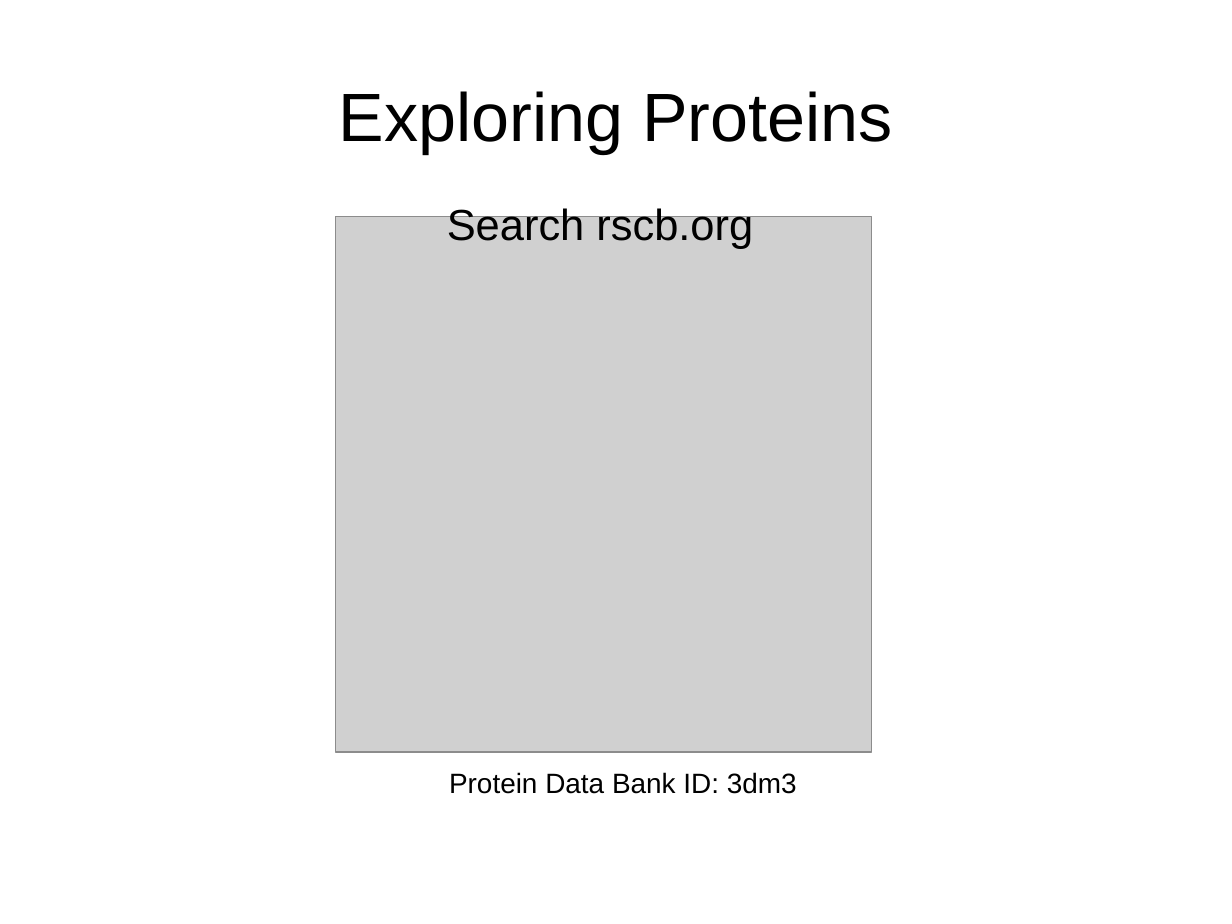
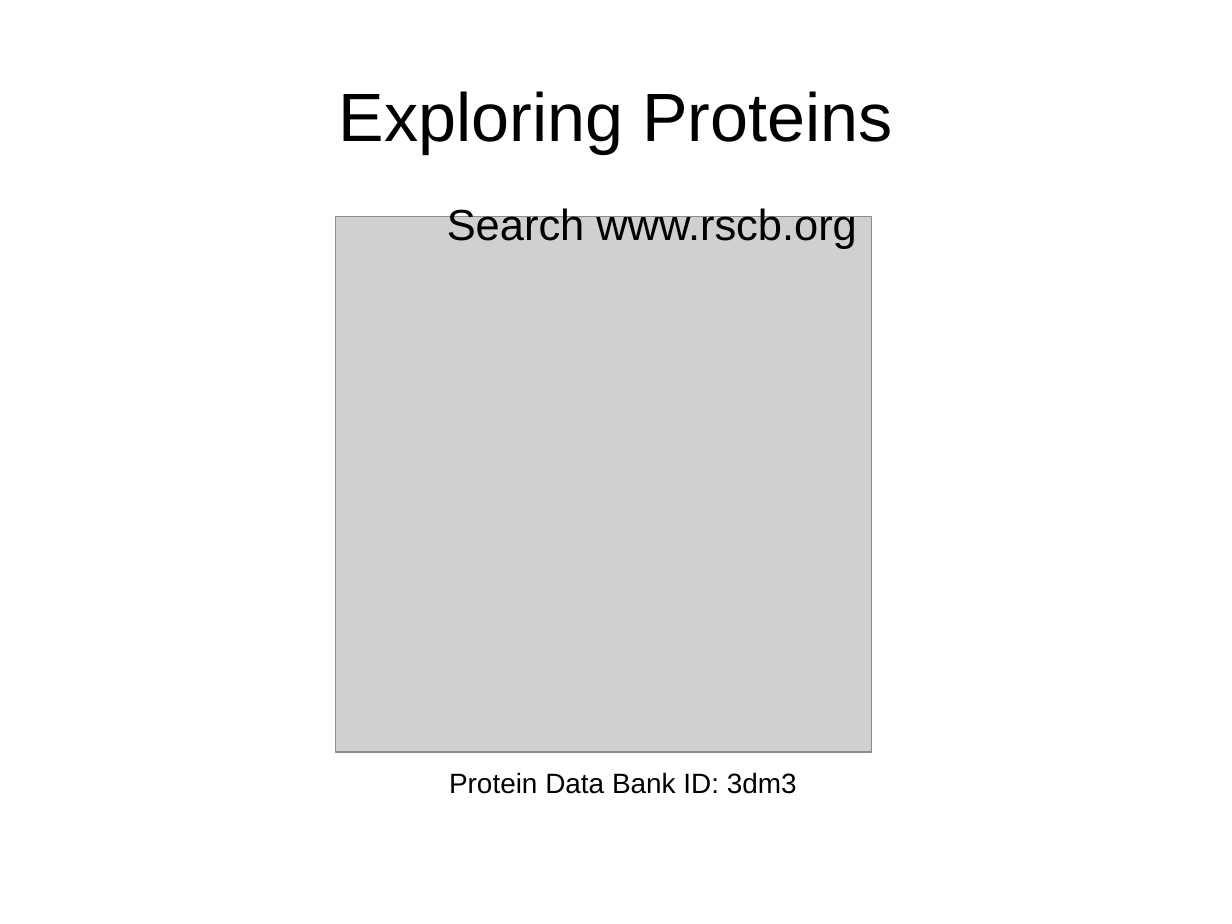
Before and after one commit to ubccr/hsws, a slide deck: slide 29 of slides/project-intro.odp. Drawn at 1232x924 pixels with LibreOffice and Linux fonts; fonts in the diff are those of the drawing; grey boxes stand for pictures. Boxes give left, top, right and bottom in pixels: in the first picture for what was removed or moved away, otherwise in the second. Text is boxed around its words. In the diff, an @@ line names an element or a change of style, - is before the commit and + after.

Commit message:
Changes to protein explorations project section, small changes to schedule and project intro slides.

```diff
--- a/slides/project-intro.odp
+++ b/slides/project-intro.odp
@@ text at (447, 205, 857, 249): text changed @@
-Search rscb.org
+Search www.rscb.org
```
Also in this commit, not shown: 13 other slides changed, 5 other files.
